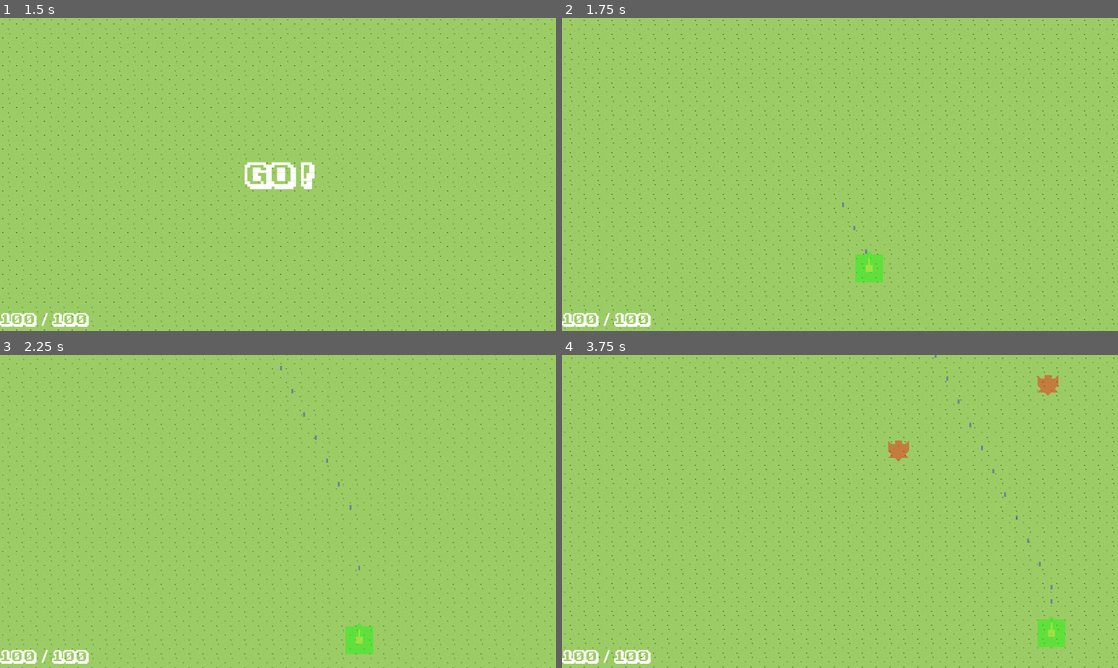
Above: before the commit, frames 1-4 (two rows, left to right).
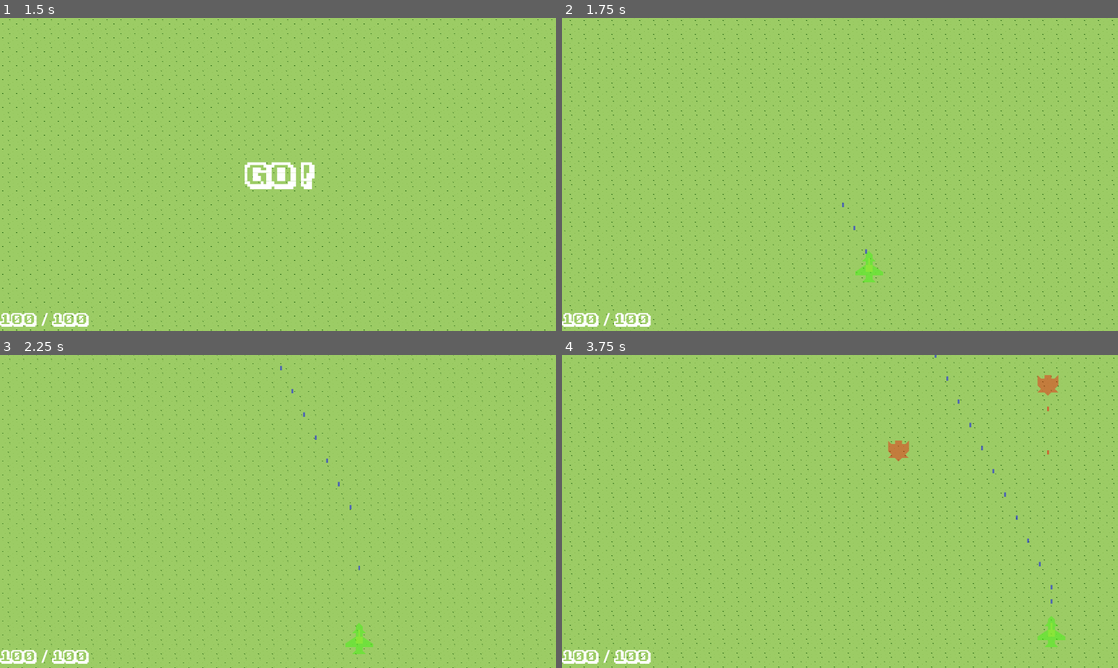
Above: after the commit, the same moments.

Repository: mmyumu/OVNI-godot
Game: Godot game, scene res://menu.tscn
Same seed, same stepped clock (60 frames per second), same inputs: the game is played once before the commit and once after it.
Inputs (mouse positions are in pixels of both pictures, inside the frame that each line leads up to):
- Up to frame 1 (1.5 s): click "Start" at 0.5 s; tap Enter at 1.25 s; move the mouse to (400, 158) at 1.27 s; hold Right (move_right) from 1.28 s (still down); hold Space (shoot) from 1.28 s (still down); click (400, 158) at 1.42 s
- Up to frame 2 (1.75 s): keep holding Right (move_right); keep holding Space (shoot)
- Up to frame 3 (2.25 s): move the mouse to (166, 527) at 2.02 s; release Right (move_right) at 2.03 s; release Space (shoot) at 2.03 s; hold Down (move_down) from 2.03 s (still down); tap Space (shoot) at 2.1 s
- Up to frame 4 (3.75 s): move the mouse to (895, 442) at 2.77 s; release Down (move_down) at 2.78 s; hold Right (move_right) 2.78-3.53 s; hold Space (shoot) 2.78-3.53 s; move the mouse to (812, 574) at 3.52 s; hold Up (move_up) from 3.53 s (still down); tap Space (shoot) at 3.6 s; click (812, 574) at 3.67 s

Frame 1 is identical in both runs. In frame 2, 0.3% of the frame differs, in the area x 50-58%, y 59-85%; in frame 3, 0.3%; in frame 4, 0.3%, in the area x 67-91%, y 0-94%.

Commit message:
Enemies shoot and fix folder hierarchy player/enemies

Diff:
--- a/enemies/enemy1.gd
+++ /dev/null
@@ -1,23 +0,0 @@
-extends Area2D
-
-@export var hp = 10
-@export var max_hp = 10
-
-# Called when the node enters the scene tree for the first time.
-func _ready():
-	pass # Replace with function body.
-
-
-# Called every frame. 'delta' is the elapsed time since the previous frame.
-func _process(delta):
-	pass
-
-
-func _on_area_shape_entered(area_rid, area, area_shape_index, local_shape_index):
-	if area.is_in_group("Player"):
-
-		# TODO : get the
-		if area.is_in_group("Projectile"):
-			hp -= 10
-			if hp <= 0:
-				queue_free()
--- a/enemies/enemy1.tscn
+++ /dev/null
@@ -1,22 +0,0 @@
-[gd_scene load_steps=3 format=3 uid="uid://c608eymfujioj"]
-
-[ext_resource type="Script" path="res://enemies/enemy1.gd" id="1_mlrxg"]
-
-[sub_resource type="RectangleShape2D" id="RectangleShape2D_w04ol"]
-size = Vector2(48, 48)
-
-[node name="Enemy" type="Area2D" groups=["Enemies"]]
-script = ExtResource("1_mlrxg")
-
-[node name="Polygon2D" type="Polygon2D" parent="."]
-scale = Vector2(8, 8)
-color = Color(1, 0, 0, 0.392157)
-polygon = PackedVector2Array(3, 3, 2, 2, 1, 2, 1, 3, -1, 3, -1, 2, -2, 2, -3, 3, -3, 0, -2, -1, -3, -2, -2, -2, -1, -2, 0, -3, 1, -2, 3, -2, 2, -1, 3, 0)
-
-[node name="CollisionShape2D" type="CollisionShape2D" parent="."]
-shape = SubResource("RectangleShape2D_w04ol")
-
-[node name="Marker2D" type="Marker2D" parent="."]
-position = Vector2(0, -26)
-
-[connection signal="area_shape_entered" from="." to="." method="_on_area_shape_entered"]
--- a/enemies/spawner.gd
+++ /dev/null
@@ -1,20 +0,0 @@
-extends Node
-
-var enemy = preload("res://enemies/enemy1.tscn")
-
-# Called when the node enters the scene tree for the first time.
-func _ready():
-	pass
-
-
-# Called every frame. 'delta' is the elapsed time since the previous frame.
-func _process(delta):
-	pass
-
-func spawn(position, enemy_index):
-	var spawned_enemy = enemy.instantiate()
-	spawned_enemy.name = "Enemy%s" % enemy_index
-	get_parent().add_child(spawned_enemy)
-	spawned_enemy.position = position
-	spawned_enemy.rotation = TAU/2
-	print("Spawned enemy %s at x=%s, y=%s" % [spawned_enemy.name, position.x, position.y])
--- a/enemies/spawner.tscn
+++ /dev/null
@@ -1,6 +0,0 @@
-[gd_scene load_steps=2 format=3 uid="uid://dgamdwdlcwo4c"]
-
-[ext_resource type="Script" path="res://enemies/spawner.gd" id="1_87q1l"]
-
-[node name="Spawner" type="Node"]
-script = ExtResource("1_87q1l")
--- a/main_stage.gd
+++ b/main_stage.gd
@@ -16,6 +16,8 @@
 func _on_player_shoot(projectile, direction, location):
 	var spawned_projectile = projectile.instantiate()
 	add_child(spawned_projectile)
+	spawned_projectile.add_to_group("Player")
+	spawned_projectile.get_node("ProjectileShape").color = Color(0, 0, 255, 0.5)
 	spawned_projectile.rotation = direction
 	spawned_projectile.position = location
 	spawned_projectile.velocity = spawned_projectile.velocity.rotated(direction)
@@ -36,5 +38,20 @@
 	var x = rng.randi_range(0, GlobalVariables.screen_size.x)
 	var y = rng.randi_range(0, GlobalVariables.screen_size.y/2)
 	var spawn_position = Vector2(x, y)
-	$Spawner.spawn(spawn_position, enemy_index)
+	var enemy = $Spawner.spawn(spawn_position, enemy_index)
+
+	enemy.shoot.connect(_on_enemy_shoot)
+
 	enemy_index += 1
+
+func _on_enemy_shoot(projectile, direction, location):
+	print("main_stage _on_enemy_shoot")
+	var spawned_projectile = projectile.instantiate()
+	add_child(spawned_projectile)
+	spawned_projectile.add_to_group("Enemies")
+	spawned_projectile.get_node("ProjectileShape").color = Color(255, 0, 0, 0.5)
+	spawned_projectile.speed = 200
+	spawned_projectile.rotation = direction
+	spawned_projectile.position = location
+	spawned_projectile.velocity = spawned_projectile.velocity.rotated(direction)
+	print("direction: ", direction)
--- a/player/player.gd
+++ /dev/null
@@ -1,34 +0,0 @@
-extends Area2D
-
-@export var speed = 400
-@export var hp = 100
-@export var max_hp = 100
-
-signal shoot(projectile, direction, location)
-
-# Called when the node enters the scene tree for the first time.
-func _ready():
-	pass
-
-
-# Called every frame. 'delta' is the elapsed time since the previous frame.
-func _process(delta):
-	var velocity: Vector2 = Vector2.ZERO
-	var v_x = Input.get_axis("move_left", "move_right")
-	var v_y = Input.get_axis("move_up", "move_down")
-
-	velocity.x += v_x
-	velocity.y += v_y
-
-	if velocity.length() > 0:
-		velocity *= speed
-
-	position += velocity * delta
-	position = position.clamp(Vector2.ZERO, GlobalVariables.screen_size)
-
-func _on_turret_shoot(projectile, direction, location):
-	shoot.emit(projectile, direction, location)
-
-func _on_area_shape_entered(area_rid, area, area_shape_index, local_shape_index):
-	if area.is_in_group("Enemies"):
-		hp -= 10
--- a/player/player.tscn
+++ /dev/null
@@ -1,30 +0,0 @@
-[gd_scene load_steps=5 format=3 uid="uid://xsyxsqvbvltk"]
-
-[ext_resource type="Script" path="res://player/player.gd" id="1_wglp7"]
-[ext_resource type="PackedScene" uid="uid://1ulstek31iwg" path="res://player/turret.tscn" id="2_k5108"]
-
-[sub_resource type="RectangleShape2D" id="RectangleShape2D_ljunf"]
-size = Vector2(48, 48)
-
-[sub_resource type="GDScript" id="GDScript_5a0i8"]
-
-[node name="Player" type="Area2D" groups=["Player"]]
-script = ExtResource("1_wglp7")
-
-[node name="CollisionShape2D" type="CollisionShape2D" parent="."]
-shape = SubResource("RectangleShape2D_ljunf")
-
-[node name="PlayerShape" type="Polygon2D" parent="."]
-position = Vector2(1.90735e-06, 6.4)
-scale = Vector2(0.4, 0.8)
-color = Color(0.0156863, 1, 0, 0.392157)
-polygon = PackedVector2Array(80, 32, 0, 32, -80, 32, -80, -48, -20, -48, -4.76837e-06, -58, 20, -48, 80, -48)
-script = SubResource("GDScript_5a0i8")
-
-[node name="Turret" parent="." instance=ExtResource("2_k5108")]
-fire_rate = 20.0
-
-[connection signal="area_shape_entered" from="." to="." method="_on_area_shape_entered"]
-[connection signal="body_entered" from="." to="." method="_on_body_entered"]
-[connection signal="body_shape_entered" from="." to="." method="_on_body_shape_entered"]
-[connection signal="shoot" from="Turret" to="." method="_on_turret_shoot"]
--- a/player/projectile.tscn
+++ /dev/null
@@ -1,23 +0,0 @@
-[gd_scene load_steps=3 format=3 uid="uid://b81m66m0b04m7"]
-
-[ext_resource type="Script" path="res://player/projectile.gd" id="1_m8qk4"]
-
-[sub_resource type="RectangleShape2D" id="RectangleShape2D_l08y2"]
-size = Vector2(4, 10)
-
-[node name="Projectile" type="Area2D" groups=["Player", "Projectile"]]
-position = Vector2(567, 325)
-script = ExtResource("1_m8qk4")
-
-[node name="CollisionShape2D" type="CollisionShape2D" parent="."]
-shape = SubResource("RectangleShape2D_l08y2")
-
-[node name="Polygon2D" type="Polygon2D" parent="."]
-position = Vector2(5.96046e-08, -3.57628e-07)
-scale = Vector2(0.125, 0.3125)
-color = Color(0, 0.101961, 1, 0.392157)
-polygon = PackedVector2Array(-16, -16, 16, -16, 16, 16, -16, 16)
-
-[node name="VisibleOnScreenNotifier2D" type="VisibleOnScreenNotifier2D" parent="."]
-
-[connection signal="screen_exited" from="VisibleOnScreenNotifier2D" to="." method="_on_visible_on_screen_notifier_2d_screen_exited"]
--- a/player/turret.gd
+++ /dev/null
@@ -1,37 +0,0 @@
-extends Polygon2D
-
-@export var rotation_speed = 5
-@export var fire_rate: float = 2 # Fire/second - TODO: should be computed from player fire_rate and specific projectile fire_rate
-
-var last_fire: float = 0.
-#var rotation_direction = 0
-var rs_look = Vector2.ZERO
-var deadzone = 0.3
-var previous_rs_look
-
-var projectile = preload("res://player/projectile.tscn")
-
-
-signal shoot(projectile, direction, location)
-
-# Called when the node enters the scene tree for the first time.
-func _ready():
-	pass # Replace with function body.
-
-
-# Called every frame. 'delta' is the elapsed time since the previous frame.
-func _process(delta):
-	rs_look.y = Input.get_joy_axis(0, JOY_AXIS_RIGHT_X)
-	rs_look.x = -Input.get_joy_axis(0, JOY_AXIS_RIGHT_Y)
-	if rs_look.length() >= deadzone:
-		rotation = lerp_angle(rotation, rs_look.angle(), 0.05)
-	check_shoot(delta)
-
-
-func check_shoot(delta: float):
-	var fire_delay = 1/fire_rate
-	last_fire -= delta
-#	print("position:", position, ", global_position:", global_position)
-	if last_fire < 0 and Input.is_action_pressed("shoot"):
-		shoot.emit(projectile, rotation, $CannonMouth.global_position)
-		last_fire = fire_delay
--- a/player/turret.tscn
+++ /dev/null
@@ -1,11 +0,0 @@
-[gd_scene load_steps=2 format=3 uid="uid://1ulstek31iwg"]
-
-[ext_resource type="Script" path="res://player/turret.gd" id="1_4qfjp"]
-
-[node name="Turret" type="Polygon2D"]
-color = Color(1, 0.877167, 0.33, 0.392157)
-polygon = PackedVector2Array(-2, -8, -2, -24, 2, -24, 2, -8, 8, -8, 8, 8, -8, 8, -8, -8)
-script = ExtResource("1_4qfjp")
-
-[node name="CannonMouth" type="Marker2D" parent="."]
-position = Vector2(0, -26)
--- a/unit/enemies/enemy1.gd
+++ b/unit/enemies/enemy1.gd
@@ -2,6 +2,8 @@
 
 @export var hp = 10
 @export var max_hp = 10
+
+signal shoot(projectile, direction, location)
 
 # Called when the node enters the scene tree for the first time.
 func _ready():
@@ -21,3 +23,8 @@
 			hp -= 10
 			if hp <= 0:
 				queue_free()
+
+
+func _on_weapon_shoot(projectile, direction, location):
+#	print("enemy _on_weapon_shoot")
+	shoot.emit(projectile, direction, location)
--- a/unit/enemies/enemy1.tscn
+++ b/unit/enemies/enemy1.tscn
@@ -1,6 +1,7 @@
-[gd_scene load_steps=3 format=3 uid="uid://c608eymfujioj"]
+[gd_scene load_steps=4 format=3 uid="uid://c608eymfujioj"]
 
 [ext_resource type="Script" path="res://unit/enemies/enemy1.gd" id="1_mlrxg"]
+[ext_resource type="PackedScene" uid="uid://bq8gn3xifxca1" path="res://unit/enemies/weapon.tscn" id="2_8yfxv"]
 
 [sub_resource type="RectangleShape2D" id="RectangleShape2D_w04ol"]
 size = Vector2(48, 48)
@@ -16,7 +17,8 @@
 [node name="CollisionShape2D" type="CollisionShape2D" parent="."]
 shape = SubResource("RectangleShape2D_w04ol")
 
-[node name="Marker2D" type="Marker2D" parent="."]
-position = Vector2(0, -26)
+[node name="Weapon" parent="." instance=ExtResource("2_8yfxv")]
+position = Vector2(0, -24)
 
 [connection signal="area_shape_entered" from="." to="." method="_on_area_shape_entered"]
+[connection signal="shoot" from="Weapon" to="." method="_on_weapon_shoot"]
--- a/unit/enemies/spawner.gd
+++ b/unit/enemies/spawner.gd
@@ -18,3 +18,5 @@
 	spawned_enemy.position = position
 	spawned_enemy.rotation = TAU/2
 	print("Spawned enemy %s at x=%s, y=%s" % [spawned_enemy.name, position.x, position.y])
+
+	return spawned_enemy
--- /dev/null
+++ b/unit/enemies/weapon.gd
@@ -0,0 +1,19 @@
+extends Marker2D
+
+signal shoot(projectile, direction, location)
+
+var projectile = preload("res://unit/projectile.tscn")
+
+# Called when the node enters the scene tree for the first time.
+func _ready():
+	pass # Replace with function body.
+
+
+# Called every frame. 'delta' is the elapsed time since the previous frame.
+func _process(delta):
+	pass
+
+
+func _on_shoot_timer_timeout():
+#	print("weapon _on_shoot_timer_timeout")
+	shoot.emit(projectile, $CannonMouth.global_rotation, $CannonMouth.global_position)
--- /dev/null
+++ b/unit/enemies/weapon.tscn
@@ -0,0 +1,14 @@
+[gd_scene load_steps=2 format=3 uid="uid://bq8gn3xifxca1"]
+
+[ext_resource type="Script" path="res://unit/enemies/weapon.gd" id="1_t4rtn"]
+
+[node name="Weapon" type="Marker2D"]
+script = ExtResource("1_t4rtn")
+
+[node name="ShootTimer" type="Timer" parent="."]
+wait_time = 0.5
+autostart = true
+
+[node name="CannonMouth" type="Marker2D" parent="."]
+
+[connection signal="timeout" from="ShootTimer" to="." method="_on_shoot_timer_timeout"]
--- a/unit/player/projectile.gd
+++ /dev/null
@@ -1,19 +0,0 @@
-extends Area2D
-
-@export var speed: int = 800
-var velocity: Vector2 = Vector2.UP
-
-# Called when the node enters the scene tree for the first time.
-func _ready():
-	pass
-
-
-# Called every frame. 'delta' is the elapsed time since the previous frame.
-func _process(delta):
-	if velocity.length() > 0:
-		velocity = velocity.normalized() * speed
-	position += velocity * delta
-#	print("x, y= ", position.x, ",", position.y)
-
-func _on_visible_on_screen_notifier_2d_screen_exited():
-	queue_free()
--- a/unit/player/turret.gd
+++ b/unit/player/turret.gd
@@ -9,7 +9,7 @@
 var deadzone = 0.3
 var previous_rs_look
 
-var projectile = preload("res://unit/player/projectile.tscn")
+var projectile = preload("res://unit/projectile.tscn")
 
 
 signal shoot(projectile, direction, location)
@@ -31,7 +31,6 @@
 func check_shoot(delta: float):
 	var fire_delay = 1/fire_rate
 	last_fire -= delta
-#	print("position:", position, ", global_position:", global_position)
 	if last_fire < 0 and Input.is_action_pressed("shoot"):
 		shoot.emit(projectile, rotation, $CannonMouth.global_position)
 		last_fire = fire_delay
--- a/player/projectile.gd
+++ b/unit/projectile.gd
@@ -5,6 +5,7 @@
 
 # Called when the node enters the scene tree for the first time.
 func _ready():
+#	print("Projectile ready: ", global_position)
 	pass
 
 
--- a/unit/player/projectile.tscn
+++ b/unit/projectile.tscn
@@ -1,21 +1,21 @@
-[gd_scene load_steps=3 format=3 uid="uid://b81m66m0b04m7"]
+[gd_scene load_steps=3 format=3 uid="uid://eoyctovw0etd"]
 
-[ext_resource type="Script" path="res://unit/player/projectile.gd" id="1_m8qk4"]
+[ext_resource type="Script" path="res://unit/projectile.gd" id="1_fyl2t"]
 
 [sub_resource type="RectangleShape2D" id="RectangleShape2D_l08y2"]
 size = Vector2(4, 10)
 
-[node name="Projectile" type="Area2D" groups=["Player", "Projectile"]]
+[node name="Projectile" type="Area2D" groups=["Projectile"]]
 position = Vector2(567, 325)
-script = ExtResource("1_m8qk4")
+script = ExtResource("1_fyl2t")
 
 [node name="CollisionShape2D" type="CollisionShape2D" parent="."]
 shape = SubResource("RectangleShape2D_l08y2")
 
-[node name="Polygon2D" type="Polygon2D" parent="."]
+[node name="ProjectileShape" type="Polygon2D" parent="."]
 position = Vector2(5.96046e-08, -3.57628e-07)
 scale = Vector2(0.125, 0.3125)
-color = Color(0, 0.101961, 1, 0.392157)
+color = Color(0.968627, 1, 0, 0.392157)
 polygon = PackedVector2Array(-16, -16, 16, -16, 16, 16, -16, 16)
 
 [node name="VisibleOnScreenNotifier2D" type="VisibleOnScreenNotifier2D" parent="."]
